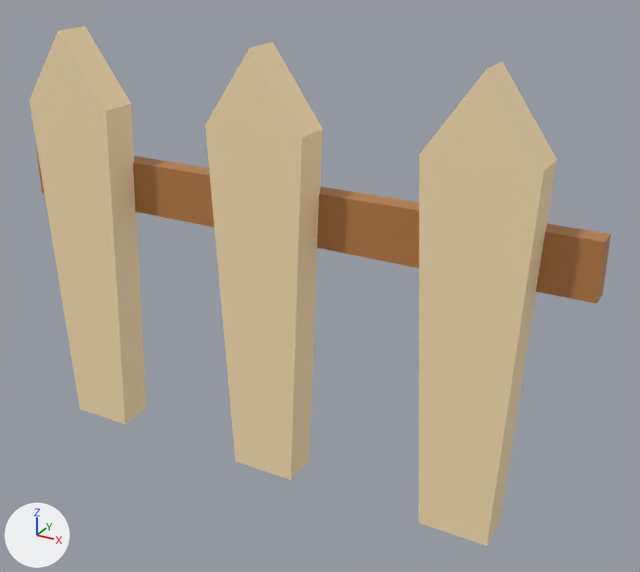
Two versions of the FBX model Assets/3D/Fence.fbx, one commit apart.
Both versions are drawn from a 50 mm lens placed at (0.996, -1.564, 1.287), pointed at (0.102, 0.062, 0.474). The axes (+X, +Y, +Z) are drawn at lower left. The lights are the same throughout. Where no turn or scale is listed for an object, it has been applied to the vertices.
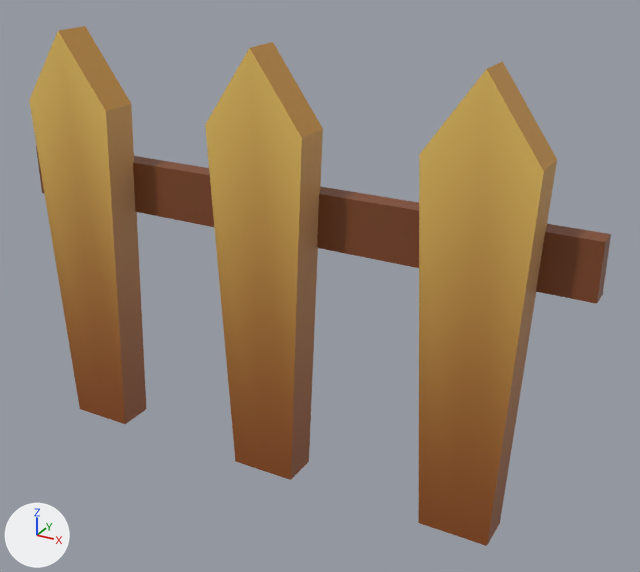
Changed parts and their boxes (x1, y1, x2, y2) in the pictures (640 x 572 px):
'Cube.001', recoloured, surface changed (beige to brown)
    both: (418, 61, 557, 546)
'Cube', recoloured, surface changed (beige to brown)
    both: (205, 42, 323, 480)
'Cube.002', recoloured, surface changed (beige to brown)
    both: (29, 26, 146, 424)
'Cube.003', recoloured
    both: (36, 146, 611, 304)
part 1 of me_cube_001, surface changed (beige to brown)
    both: (29, 26, 557, 546)

The edits, one by one:
Picture 'LazyTexture.png' (img_lazytexture_png) is new.
Material 'All' (mat_all) is new.
Its texture is img_lazytexture_png.
me_cube_002 has 8 vertices, 6 faces and spans x -0.717..0.717, y -0.024..0.024, z -0.063..0.063.
me_cube_002 no longer uses material mat_brown (orange #b87e48).
me_cube_002 now uses material mat_all (picture img_lazytexture_png).
me_cube_001 has 12 vertices, 10 faces and spans x -1.48..1.48, y -1.0..1.0, z -1.0..1.0.
me_cube_001 is used by ob_cube_002; parent ob_fenceroot; location (-1.011, 0.0, 1.0); scale (0.158, 0.0873, 1.0).
me_cube_001 no longer uses material mat_lightbrown (beige #ffe4b6).
me_cube_001 part 1: texture (UV) coordinates of 10 of 10 faces, centred in x -1.24..1.24, y -1.0..1.0, z -1.0..0.83, changed; they spanned u 0.12..0.88, v 0.0..1.0 and now span u 0.2..0.3, v 0.03..0.92.
me_cube_001 now uses material mat_all (picture img_lazytexture_png).
